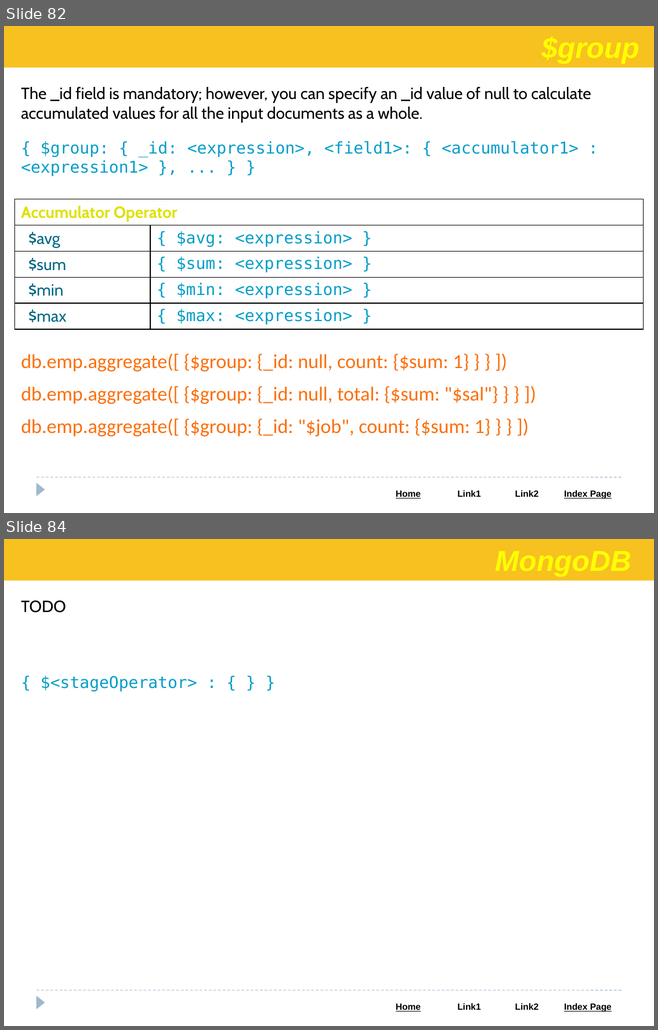
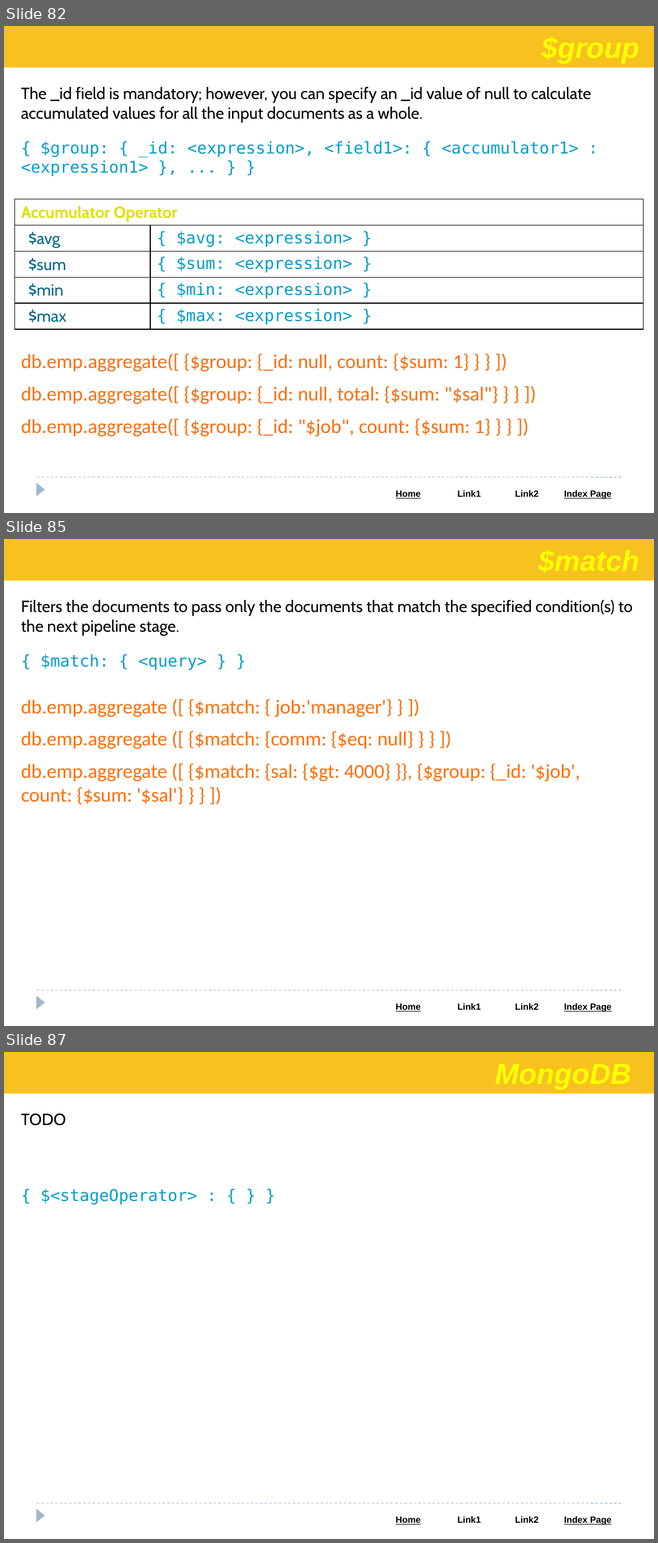
Before and after one commit to Saleel-Bagde/PPT-s, a slide deck: MongoDB PPT.pptx. Shown one above the other, each under a label of ours: slides 82 and 84 before the commit, slides 82, 85 and 87 after it; the slides between them are not shown. The pictures are 658x1030 and 658x1543 pixels, drawn with LibreOffice and Linux fonts; fonts in the diff are those of the drawing. Boxes give left, top, right and bottom in pixels: in the first picture for what was removed or moved away, otherwise in the second. Text is boxed around its words. In the diff, an @@ line names an element or a change of style, - is before the commit and + after.

```diff
--- a/MongoDB PPT.pptx
+++ b/MongoDB PPT.pptx
@@ slide 85 added at bbox=[4, 539, 654, 1026], background #FFFFFF; not listed: 3 template elements that a slide beside it also shows @@
@@ rectangle added at bbox=[4, 539, 654, 581], fill #F7C120 @@
@@ text added at bbox=[21, 600, 633, 635], 18 pt, text #000000 @@
+Filters the documents to pass only the documents that match the specified condition(s) to the next pipeline stage.
@@ text added at bbox=[41, 654, 207, 670], 18 pt, text #049DC8 @@
+{ $match: { <query> } }
@@ text added at bbox=[21, 699, 580, 805], 22 pt, text #FC6F0D @@
+db.emp.aggregate ([ {$match: { job:'manager'} } ])
+db.emp.aggregate ([ {$match: {comm: {$eq: null} } } ])
+db.emp.aggregate ([ {$match: {sal: {$gt: 4000} }}, {$group: {_id: '$job', count: {$sum: '$sal'} } } ])
@@ what was slide 84 is now slide 87 @@
```
Also in this commit, not shown: 1 slide changed, 2 other slides added.
